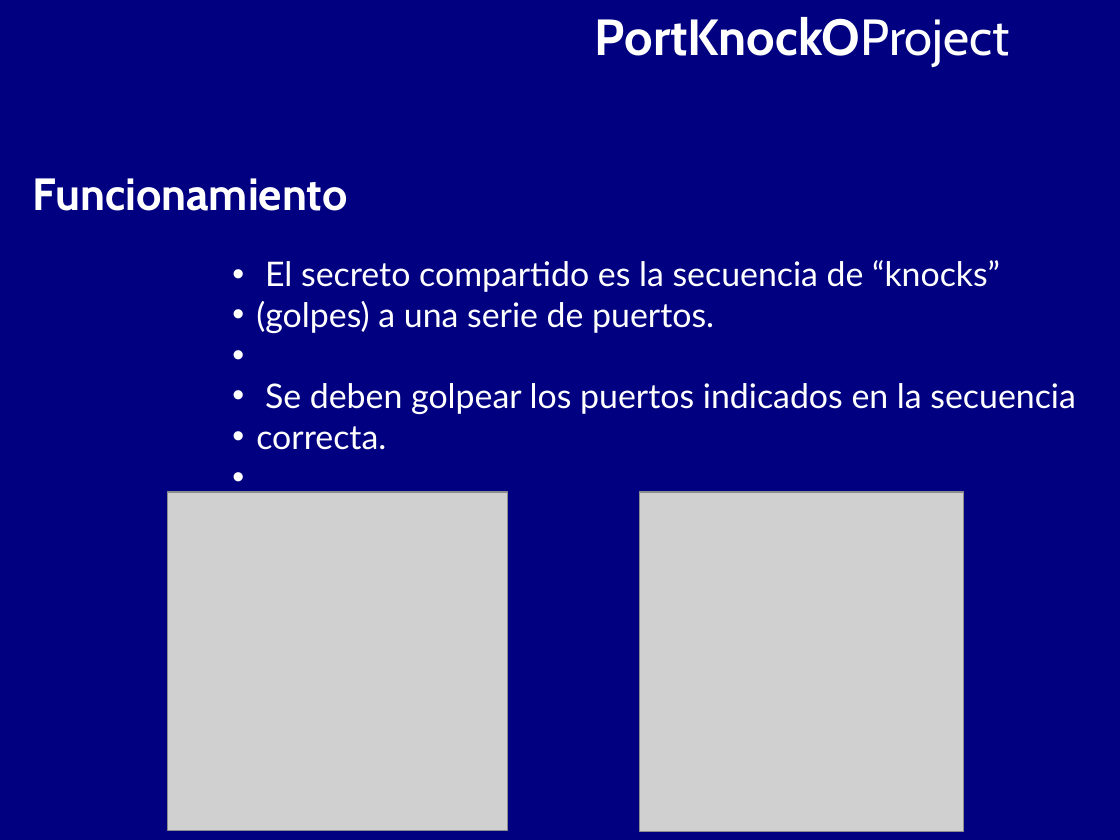
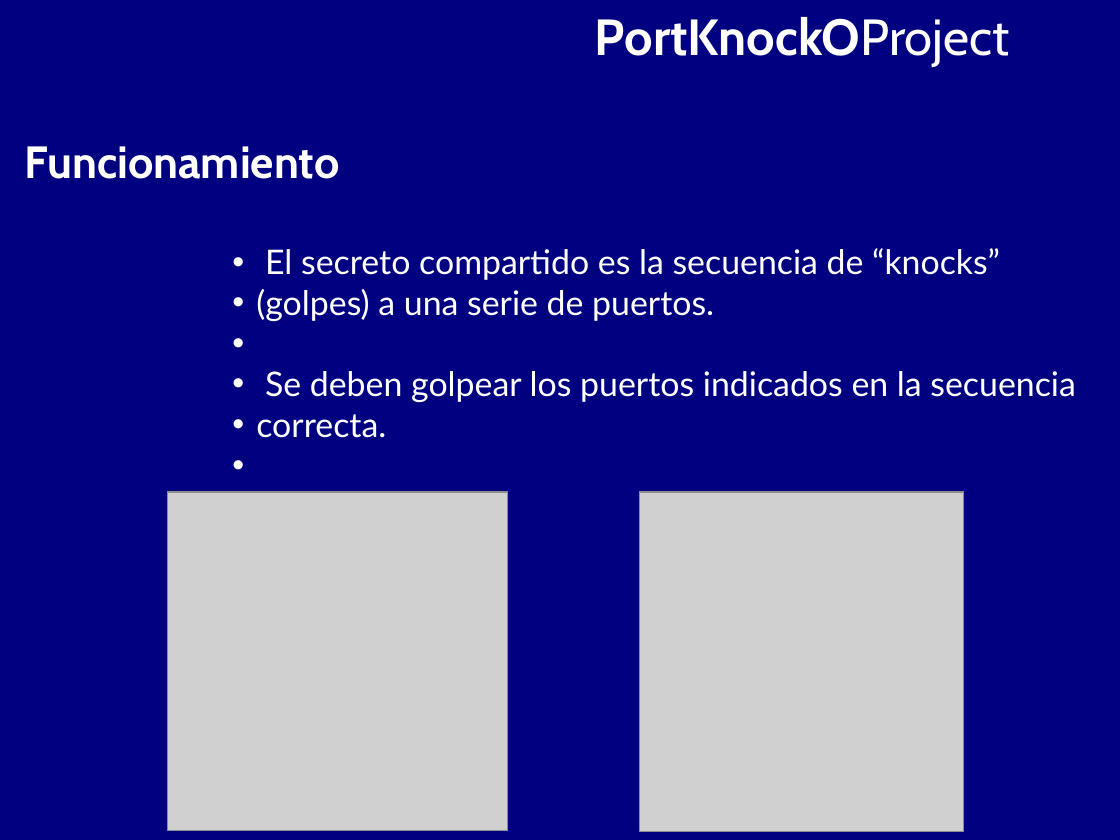
Before and after one commit to BackupTheBerlios/portknocko-svn, a slide deck: slide 5 of trunk/jornadas/jornadas.odp. Drawn at 1120x840 pixels with LibreOffice and Linux fonts; fonts in the diff are those of the drawing; grey boxes stand for pictures. Boxes give left, top, right and bottom in pixels: in the first picture for what was removed or moved away, otherwise in the second. Text is boxed around its words. In the diff, an @@ line names an element or a change of style, - is before the commit and + after.

```diff
--- a/trunk/jornadas/jornadas.odp
+++ b/trunk/jornadas/jornadas.odp
@@ text "Funcionamiento": place and size @@
-text "Funcionamiento" at [33,178,348,211]
+text "Funcionamiento" at [25,146,340,179]
@@ text "El secreto compartido es la ...": place and size @@
-text "El secreto compartido es la ..." at [256,260,1076,450]
+text "El secreto compartido es la ..." at [256,248,1076,438]
```
Also in this commit, not shown: 4 other slides changed, 2 slides added, 9 slides removed, 1 other file.
